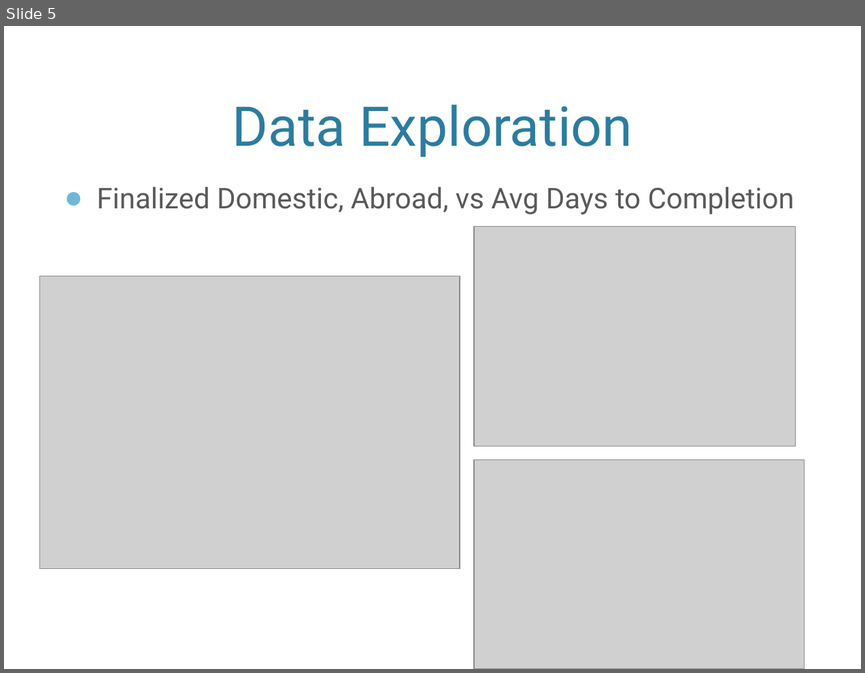
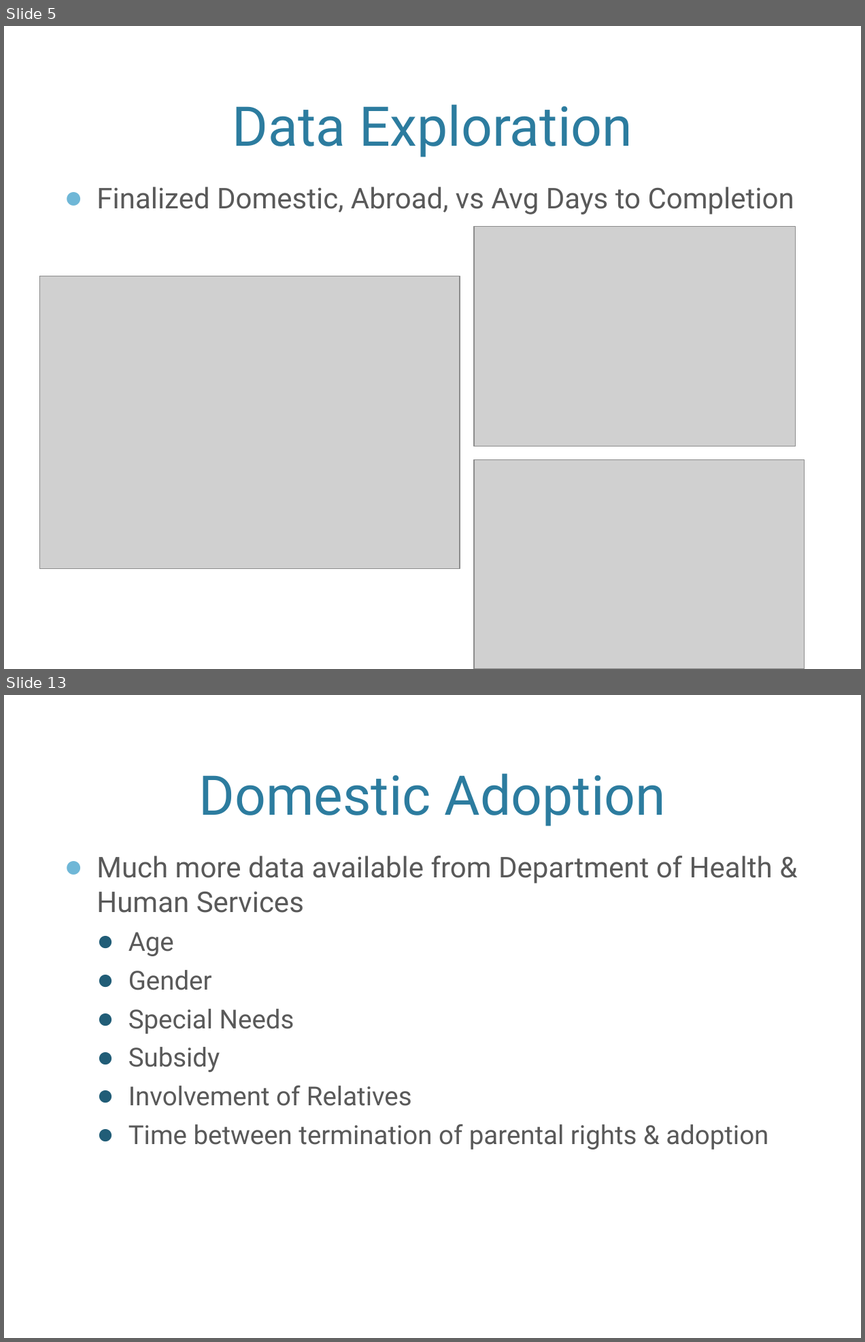
Before and after one commit to mgreese/Dat6-students, a slide deck: reese/Adoption_Presentation.pptx. Shown one above the other, each under a label of ours: slide 5 before the commit, slides 5 and 13 after it; the slides between them are not shown. The pictures are 865x673 and 865x1342 pixels, drawn with LibreOffice and Linux fonts; fonts in the diff are those of the drawing; grey boxes stand for pictures; background and template pictures are left out. Boxes give left, top, right and bottom in pixels: in the first picture for what was removed or moved away, otherwise in the second. Text is boxed around its words. In the diff, an @@ line names an element or a change of style, - is before the commit and + after.

```diff
--- a/reese/Adoption_Presentation.pptx
+++ b/reese/Adoption_Presentation.pptx
@@ slide 13 added at box(4, 695, 861, 1338), background picture (left out) @@
@@ title added at box(199, 773, 666, 826), 46 pt, text #2C7C9F @@
+Domestic Adoption
@@ text added at box(96, 855, 772, 1149), 22 pt, text #595959 @@
+● Much more data available from Department of Health & Human Services
+  ● Age
+  ● Gender
+  ● Special Needs
+  ● Subsidy
+  ● Involvement of Relatives
+  ● Time between termination of parental rights & adoption
```
Also in this commit, not shown: 2 slides changed, 10 other slides added, 1 other file.
